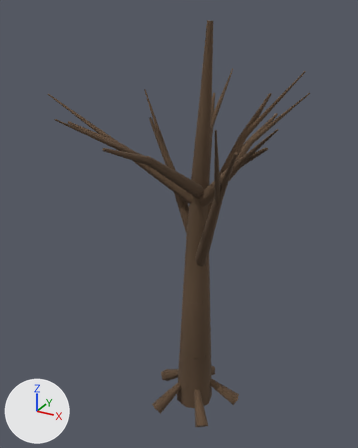
Before and after pictures for a commit that changed the glTF model modelos/arvores/seca.glb.
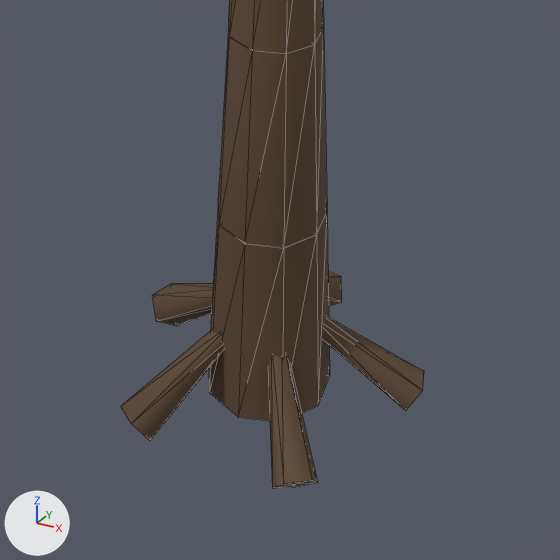
Old and new are each drawn whole from a 50 mm camera at (4.06, -8.1, 8.35) aimed at (-0.42, 0.03, 4.29) and again close up on the part from 33% to 77% of the width and 64% to 100% of the height. Arrows for +X, +Y and +Z are at lower left; the lights stay in place. The older version's two pictures come first. The close-ups show mesh edges as thin lines. Where no turn or scale is listed for an object, it has been applied to the vertices. Vertices at exactly the same position are counted once.
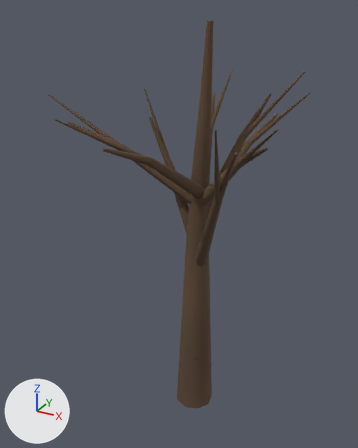
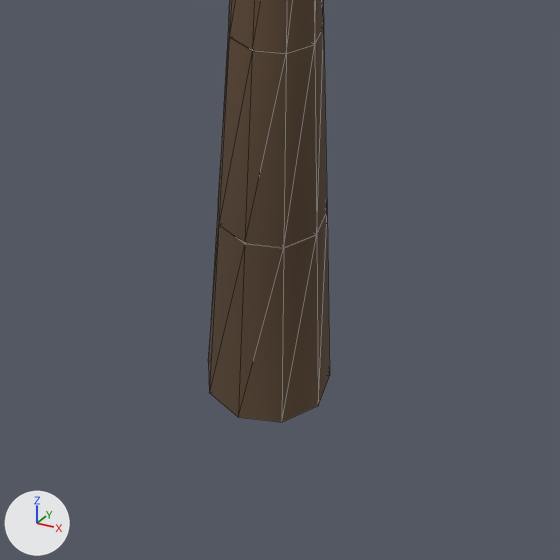
What differs and where, as boxes (x1, y1, x2, y2) in the close-ups (560 x 560 px):
'Mesh_0', reshaped: before (121, 0, 424, 488); after (209, 0, 330, 422)
part 1 of me_mesh_0, deleted (brown): before (121, 329, 224, 440)
part 2 of me_mesh_0, deleted (brown): before (323, 317, 424, 411)
part 3 of me_mesh_0, deleted (brown): before (152, 284, 213, 326)
part 4 of me_mesh_0, deleted (brown): before (268, 355, 318, 488)
part 5 of me_mesh_0, deleted (brown): before (328, 271, 342, 306)

The change, as a list of edits to the scene's bpy script:
```text
Change me_mesh_0:
    used by ob_mesh_0; location = (0.0, 0.0, 0.0)
    remove me_mesh_0.from_pydata(...)  # 533 vertices, 956 faces; spans x -2.93..1.92, y -2.8..2.48, z -0.1..8.13
    add me_mesh_0.from_pydata(...)  # 473 vertices, 856 faces; spans x -2.93..1.92, y -2.8..2.48, z 0.0..8.13
    me_mesh_0 part 1: the loose piece of 12 vertices spanning x -0.65..-0.09, y -0.9..-0.16, z -0.1..0.59 is deleted
    me_mesh_0 part 2: the loose piece of 12 vertices spanning x 0.2..1.0, y 0.03..0.45, z -0.1..0.59 is deleted
    me_mesh_0 part 3: the loose piece of 12 vertices spanning x -1.01..-0.21, y 0.01..0.39, z -0.1..0.59 is deleted
    me_mesh_0 part 4: the loose piece of 12 vertices spanning x 0.1..0.7, y -0.87..-0.15, z -0.1..0.59 is deleted
    me_mesh_0 part 5: the loose piece of 12 vertices spanning x -0.17..0.11, y 0.21..1.03, z -0.1..0.59 is deleted
```
